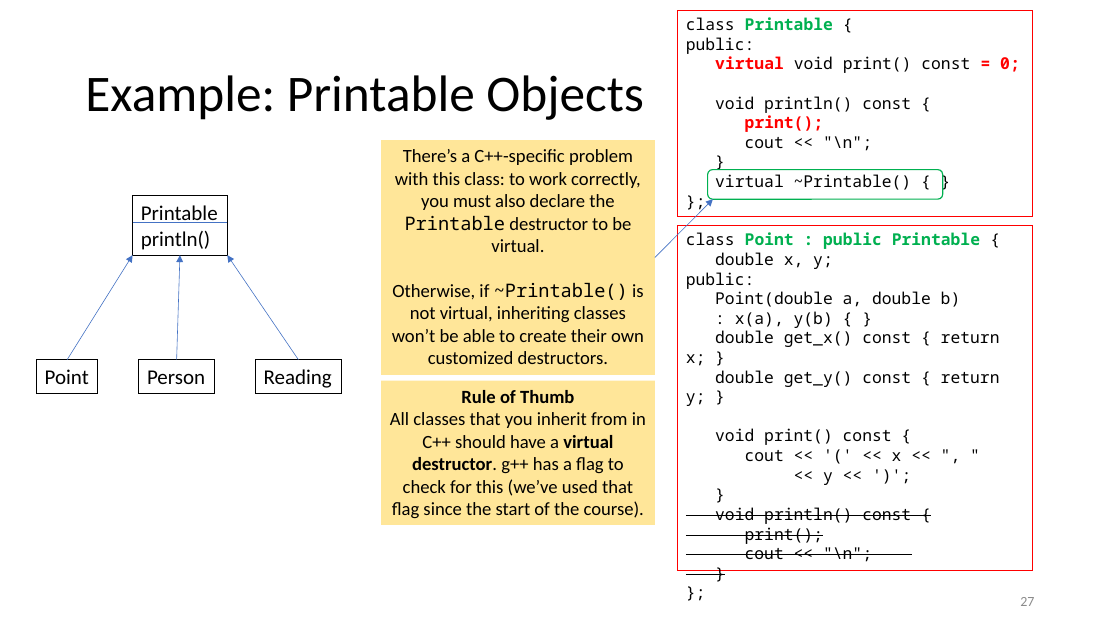
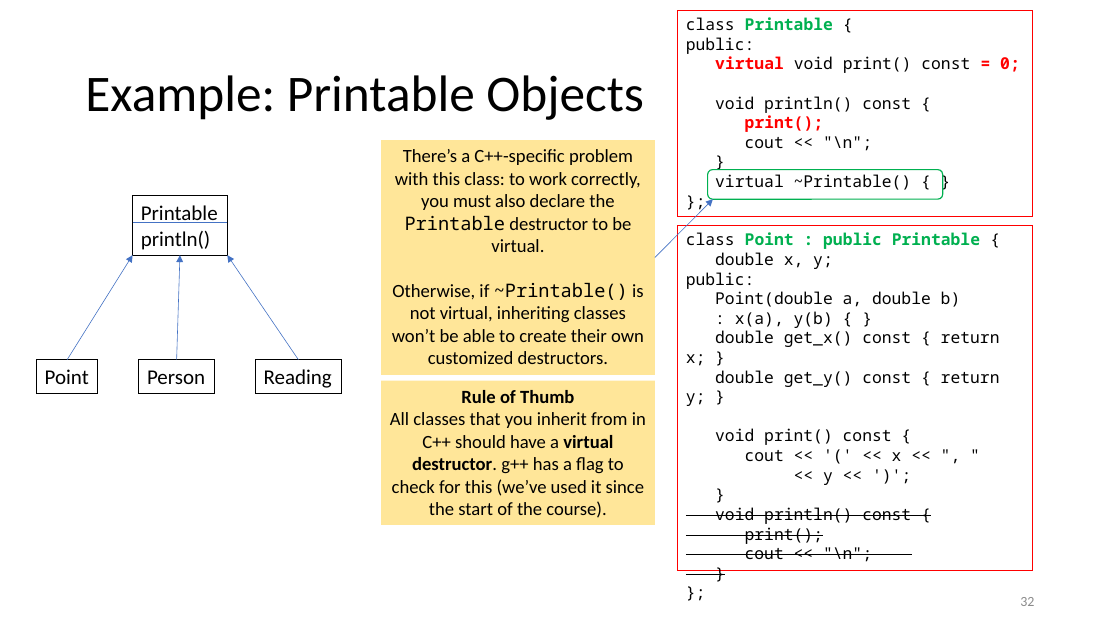
Before and after one commit to tjd1234/cmpt135spring2024, a slide deck: slide 32 of sample_code/week6/week6_cmpt135.pptx (slide 27 before the commit). Drawn at 1120x630 pixels with LibreOffice and Linux fonts; fonts in the diff are those of the drawing. Boxes give left, top, right and bottom in pixels: in the first picture for what was removed or moved away, otherwise in the second. Text is boxed around its words. In the diff, an @@ line names an element or a change of style, - is before the commit and + after.

```diff
--- a/sample_code/week6/week6_cmpt135.pptx
+++ b/sample_code/week6/week6_cmpt135.pptx
@@ text in rectangle at [390, 412, 646, 518]: text changed @@
-All classes that you inherit from in C++ should have a virtual destructor. g++ has a flag to check for this (we’ve used that flag since the start of the course).
+All classes that you inherit from in C++ should have a virtual destructor. g++ has a flag to check for this (we’ve used it since the start of the course).
@@ page number at [1020, 597, 1034, 606]: text changed @@
-27
+32
```
Also in this commit, not shown: 28 other slides changed, 6 slides added.
